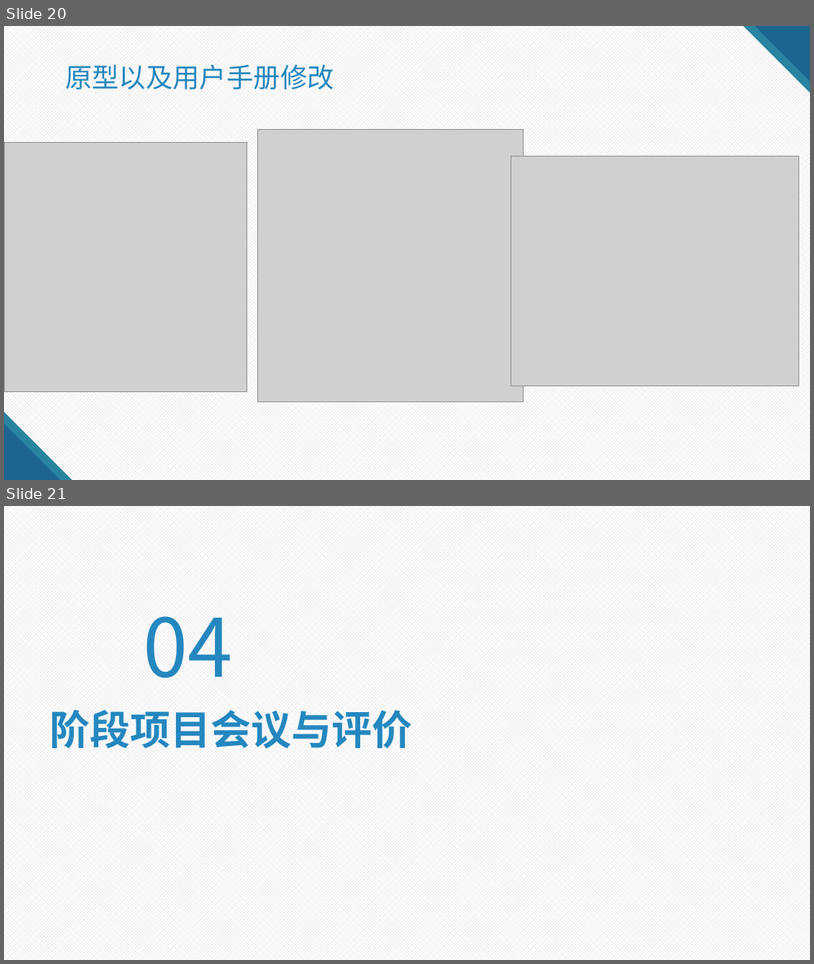
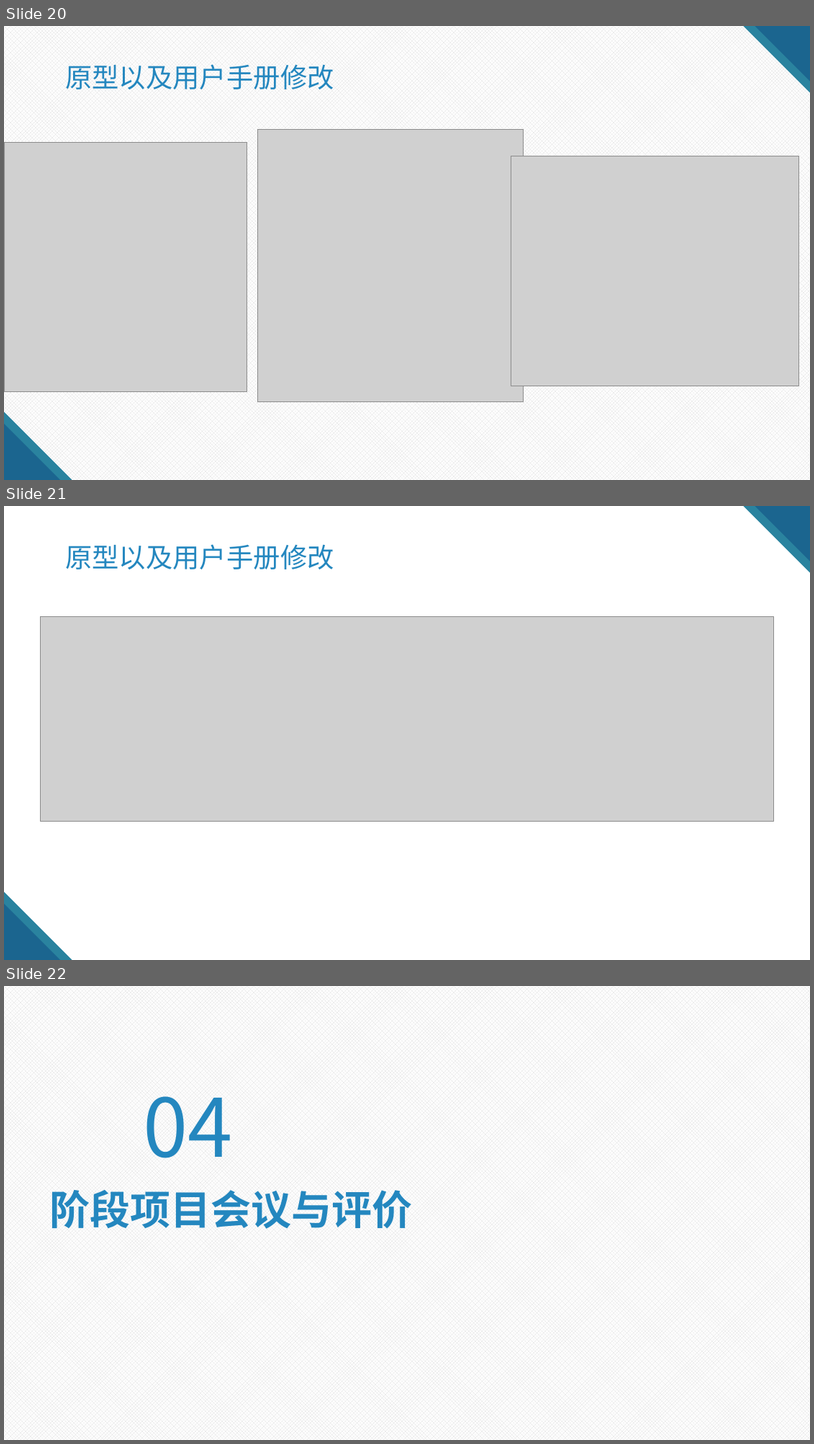
Before and after one commit to on6nx/requirement, a slide deck: 3.requirement/5.需求变更/G07需求变更评审.pptx. Shown one above the other, each under a label of ours: slides 20 and 21 before the commit, slides 20, 21 and 22 after it. The pictures are 814x964 and 814x1444 pixels, drawn with LibreOffice and Linux fonts; fonts in the diff are those of the drawing; grey boxes stand for pictures; background and template pictures are left out. Boxes give left, top, right and bottom in pixels: in the first picture for what was removed or moved away, otherwise in the second. Text is boxed around its words. In the diff, an @@ line names an element or a change of style, - is before the commit and + after.

Commit message:
增加邮件原型图

```diff
--- a/3.requirement/5.需求变更/G07需求变更评审.pptx
+++ b/3.requirement/5.需求变更/G07需求变更评审.pptx
@@ slide 21 added at box(4, 506, 810, 960), background #FFFFFF; not listed: 4 template elements that a slide beside it also shows @@
@@ title added at box(65, 544, 334, 569), 32 pt, text #2487BF @@
+原型以及用户手册修改
@@ picture added at box(41, 617, 774, 821) @@
@@ what was slide 21 is now slide 22 @@
```
Also in this commit, not shown: 1 slide changed.
